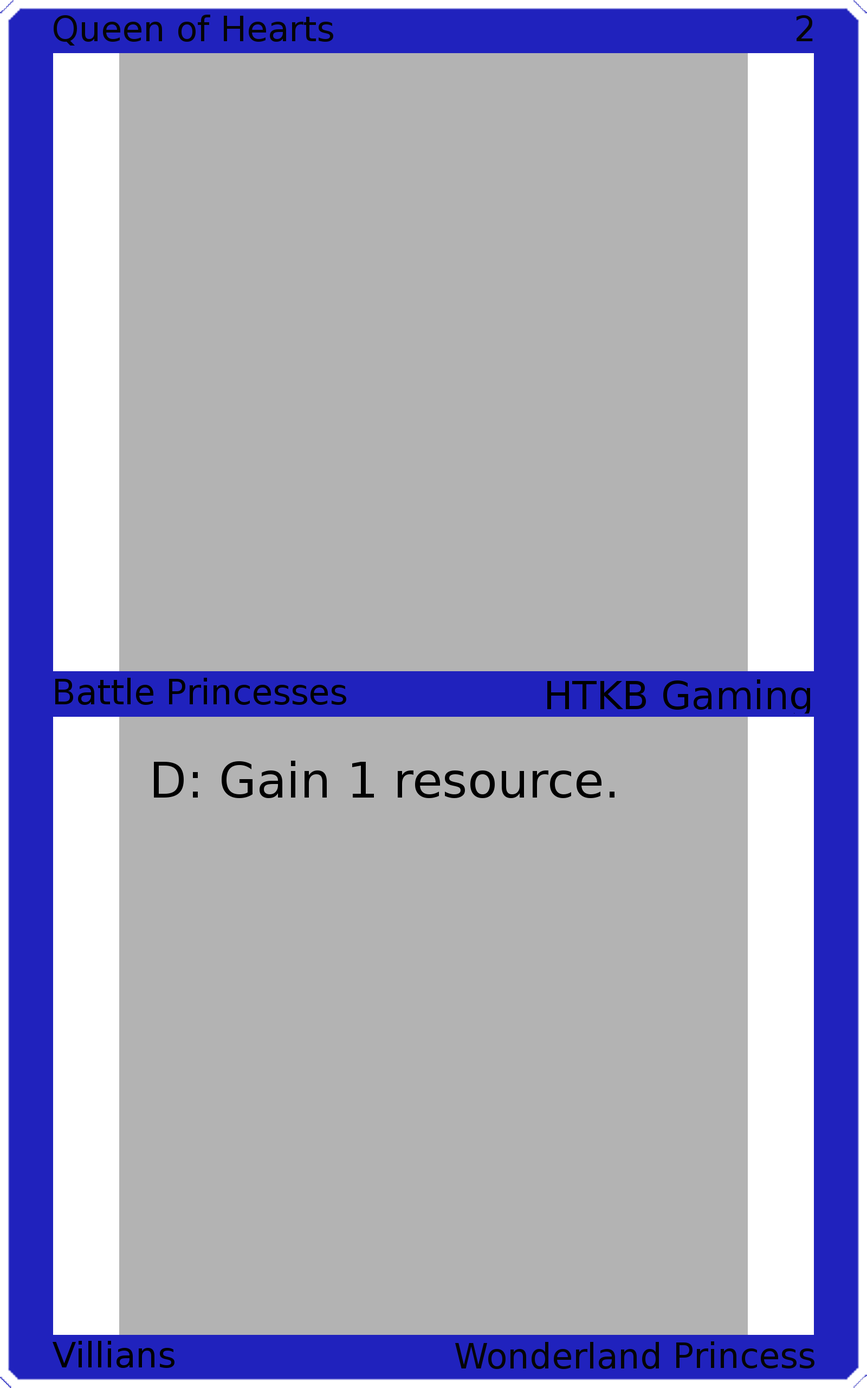
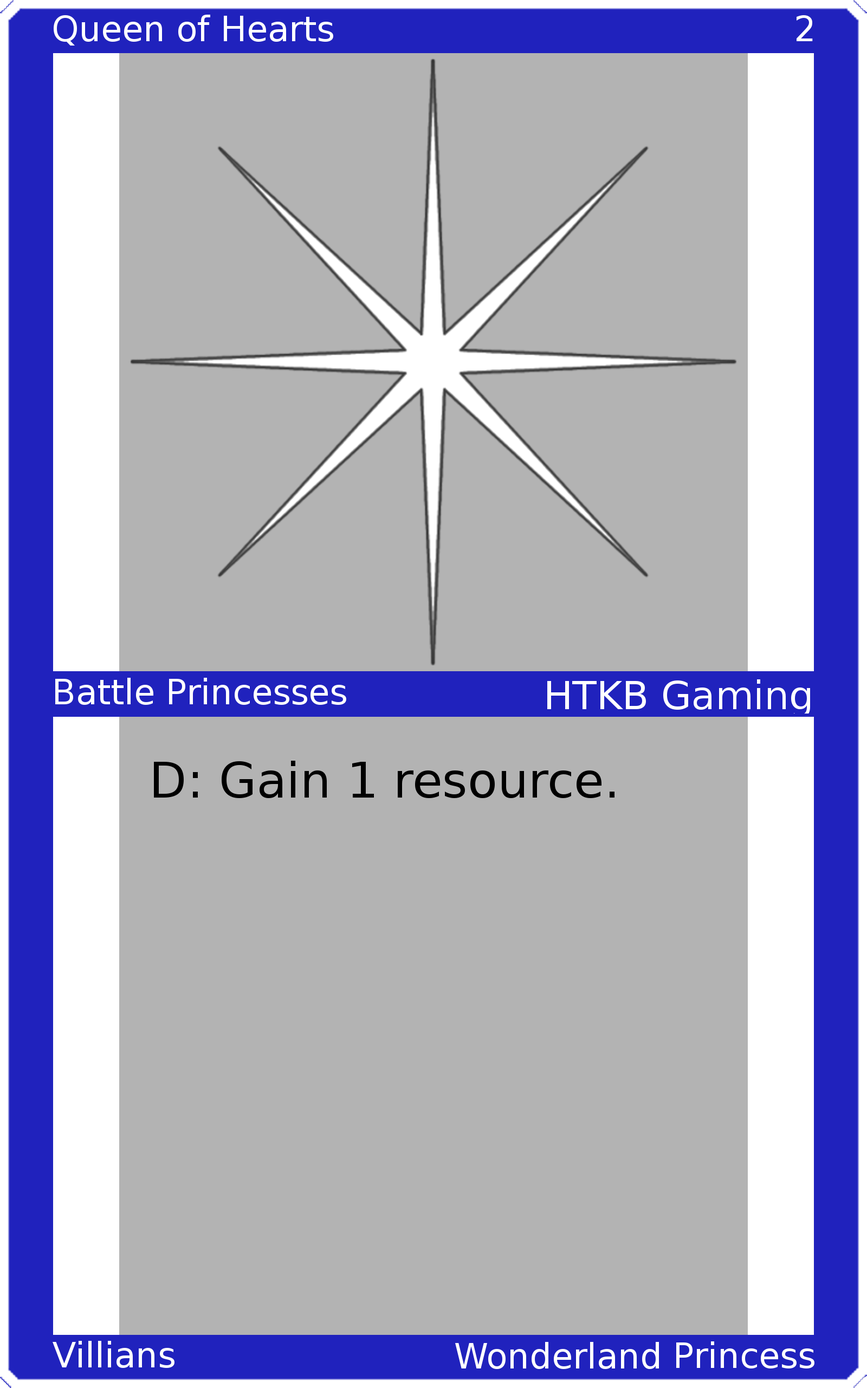
Comparing the layer stacks of the two 867 x 1388 images. Changes:
painted on "Upper Left" over (x1=53, y1=14, x2=334, y2=46)
painted on "Upper Right" over (x1=796, y1=15, x2=814, y2=42)
painted on "Mid Left" over (x1=55, y1=677, x2=347, y2=705)
painted on "Mid Right" over (x1=547, y1=679, x2=811, y2=714)
painted on "Bottom Left" over (x1=52, y1=1340, x2=175, y2=1368)
painted on "Bottom Right" over (x1=455, y1=1340, x2=815, y2=1369)
added layer "Art" above "Top Background" over (x1=129, y1=57, x2=738, y2=666)
